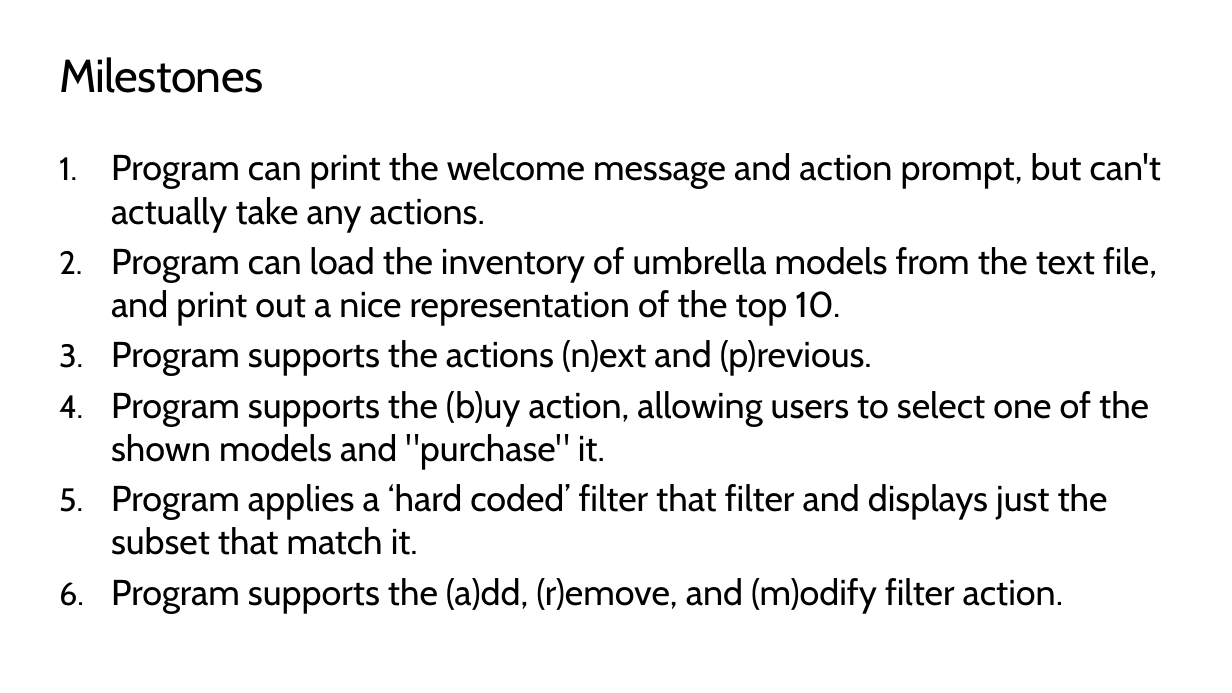
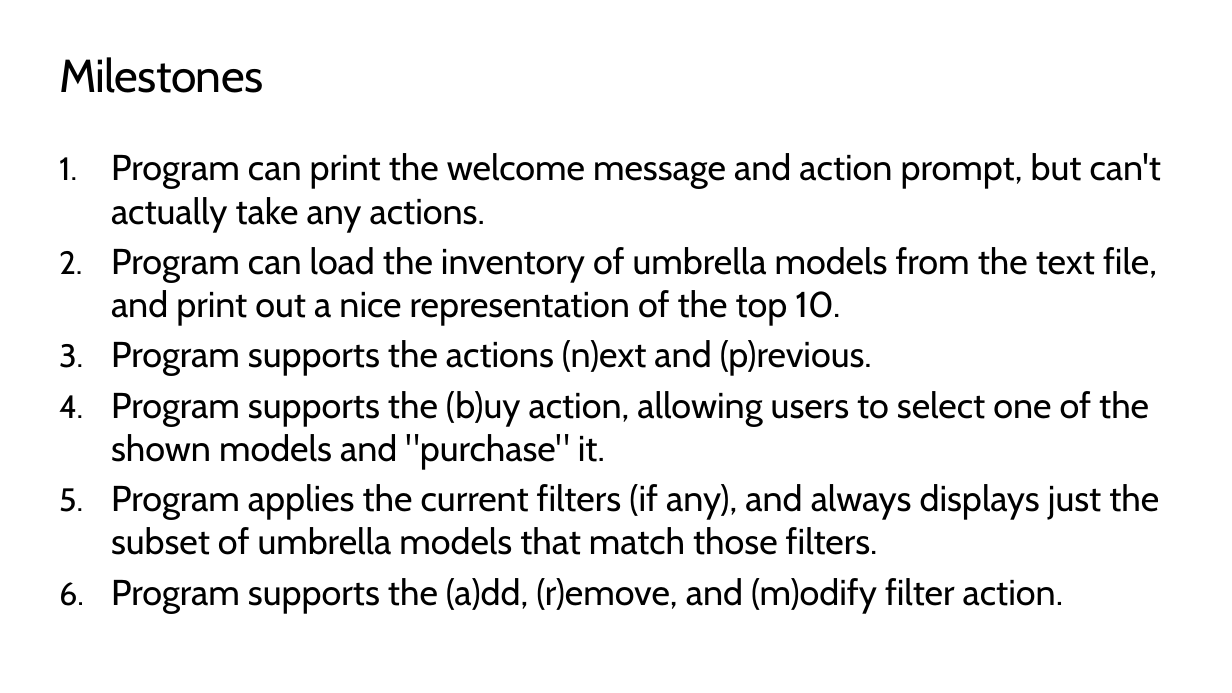
Before and after one commit to TEALSK12/2nd-semester-introduction-to-computer-science, a slide deck: slide 12 of units/6_unit/slidedecks/Intro Python 6.05 TEALS.pptx. Drawn at 1232x693 pixels with LibreOffice and Linux fonts; fonts in the diff are those of the drawing; background and template pictures are left out. Boxes give left, top, right and bottom in pixels: in the first picture for what was removed or moved away, otherwise in the second. Text is boxed around its words. In the diff, an @@ line names an element or a change of style, - is before the commit and + after.

```diff
--- a/units/6_unit/slidedecks/Intro Python 6.05 TEALS.pptx
+++ b/units/6_unit/slidedecks/Intro Python 6.05 TEALS.pptx
@@ text at bbox=[111, 484, 1159, 555]: text changed @@
-5. Program applies a ‘hard coded’ filter that filter and displays just the subset that match it.
+5. Program applies the current filters (if any), and always displays just the subset of umbrella models that match those filters.
```
Also in this commit, not shown: 5 other slides changed, 21 other files.
